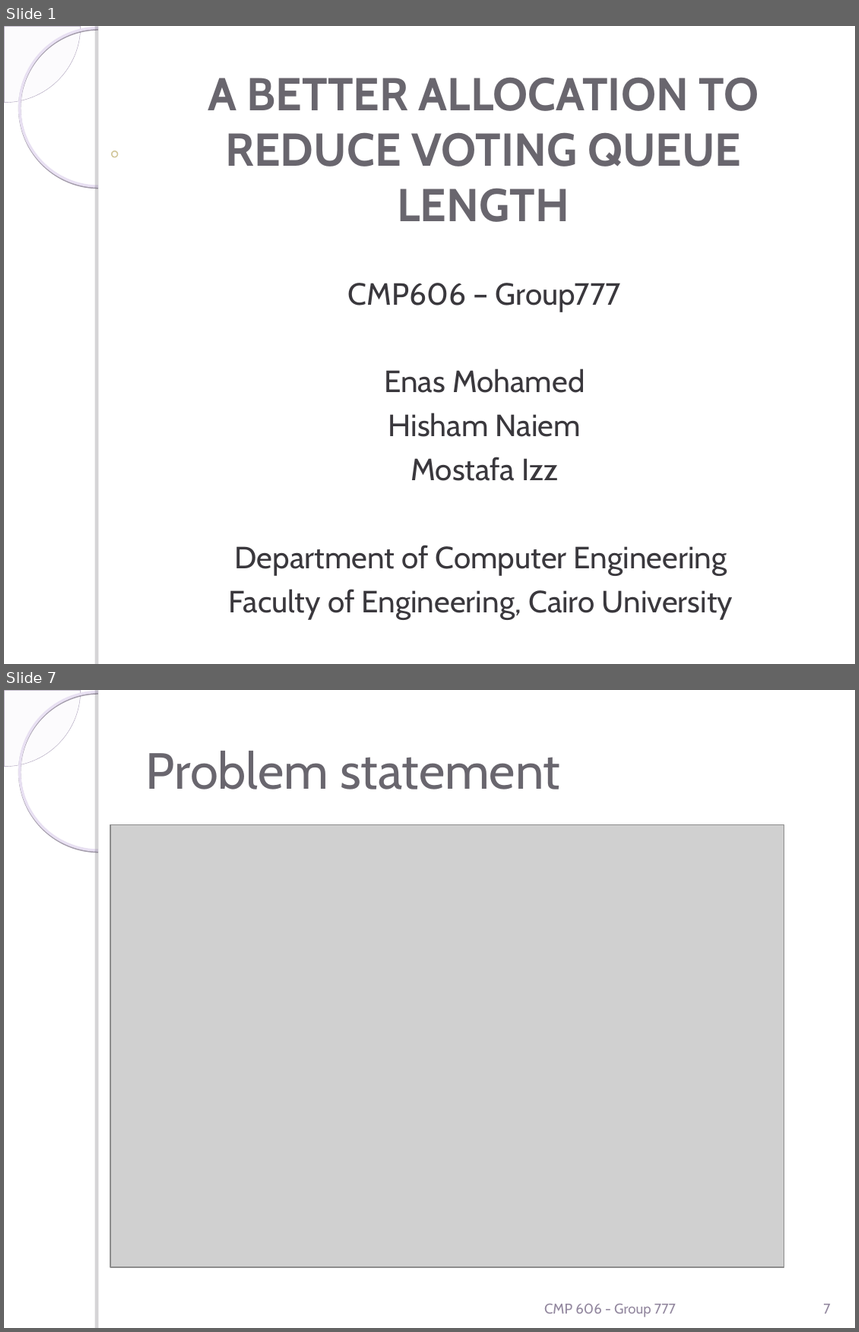
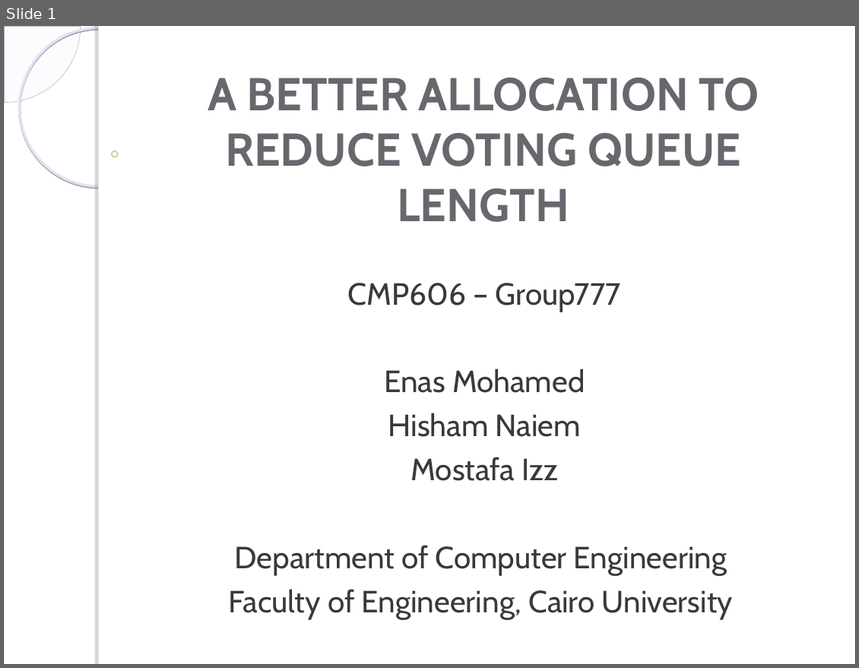
Before and after one commit to heshamnaiem/election-voting-system-modeling-and-simulation, a slide deck: CMP606-Group777-Poster.ppt. Shown one above the other, each under a label of ours: slides 1 and 7 before the commit, slide 1 after it; the slides between them are not shown. The pictures are 859x1332 and 859x668 pixels, drawn with LibreOffice and Linux fonts; fonts in the diff are those of the drawing; grey boxes stand for pictures; background and template pictures are left out. Boxes give left, top, right and bottom in pixels: in the first picture for what was removed or moved away, otherwise in the second. Text is boxed around its words. In the diff, an @@ line names an element or a change of style, - is before the commit and + after.

```diff
--- a/CMP606-Group777-Poster.ppt
+++ b/CMP606-Group777-Poster.ppt
@@ slide 7 removed at (4,690,855,1328), background picture (left out); not listed: 4 template elements that a slide beside it also shows @@
@@ title removed at (146,751,560,790) @@
-Problem statement
@@ picture removed at (110,825,785,1267) @@
@@ text removed at (544,1304,676,1318) @@
-CMP 606 - Group 777
@@ page number removed at (823,1304,830,1314) @@
-7
```
Also in this commit, not shown: 6 slides changed, 1 slide added, 1 other slide removed.
